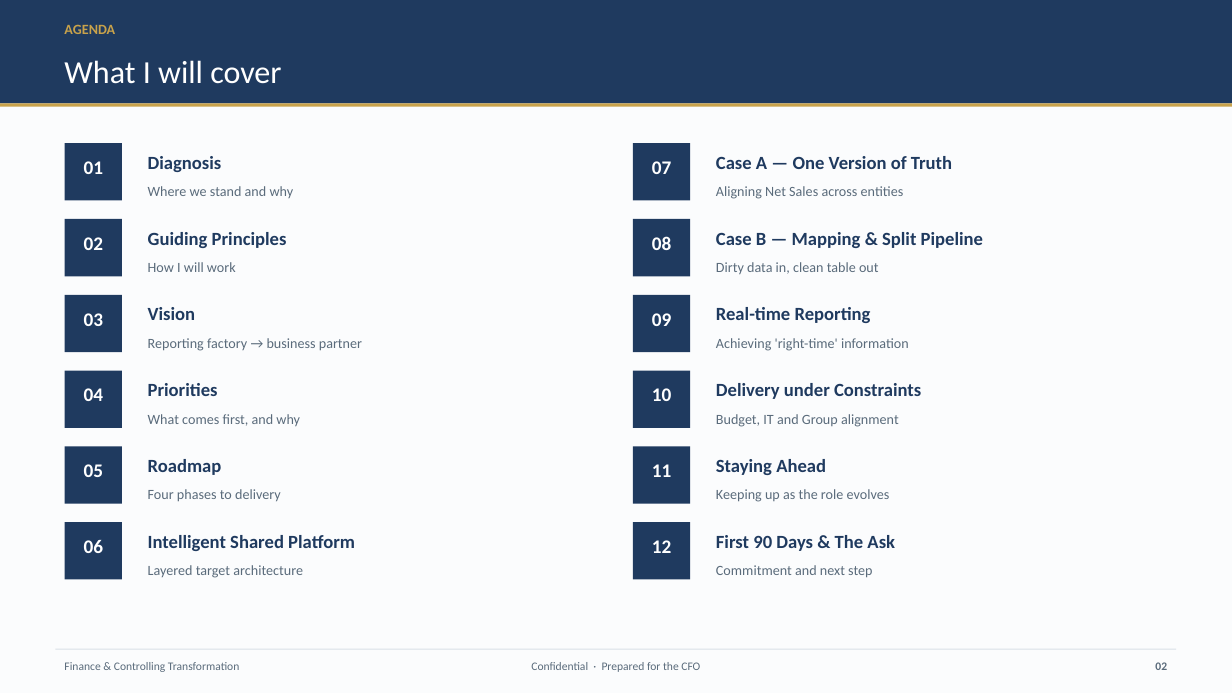
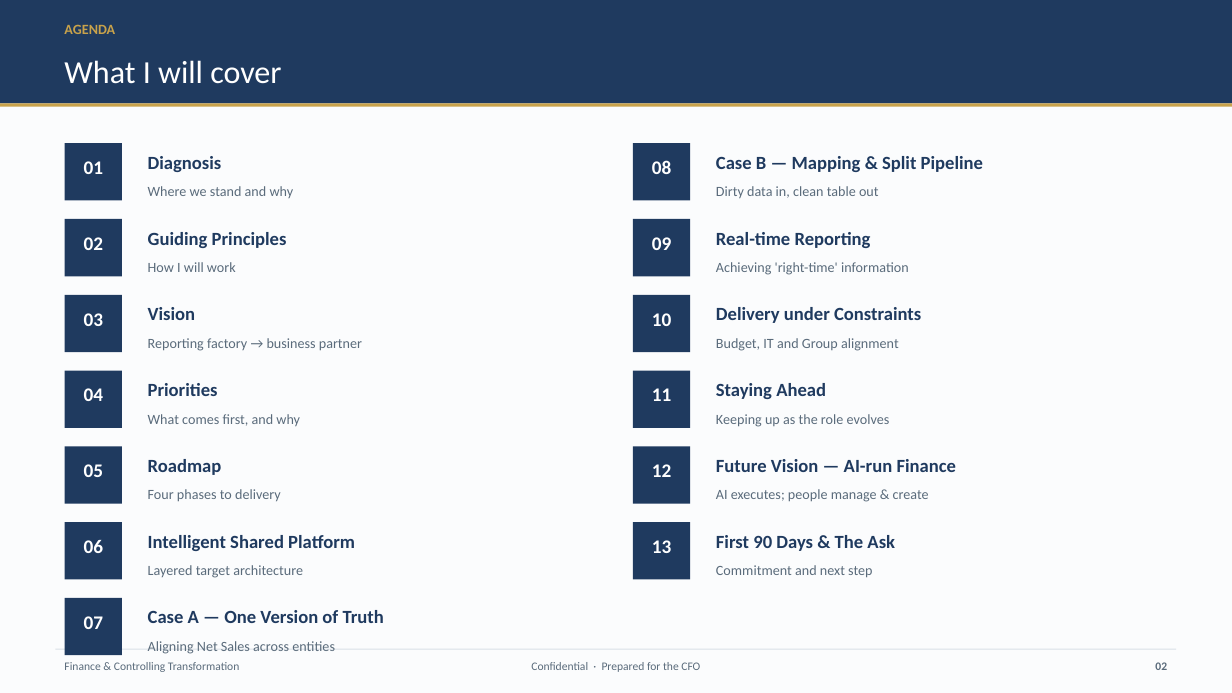
Before and after one commit to ausjiwgeorge/george-test, a slide deck: slide 2 of CFO_Finance_Controlling_Transformation_EN.pptx. Drawn at 1232x693 pixels with LibreOffice and Linux fonts; fonts in the diff are those of the drawing. Boxes give left, top, right and bottom in pixels: in the first picture for what was removed or moved away, otherwise in the second. Text is boxed around its words. In the diff, an @@ line names an element or a change of style, - is before the commit and + after.

```diff
--- a/CFO_Finance_Controlling_Transformation_EN.pptx
+++ b/CFO_Finance_Controlling_Transformation_EN.pptx
@@ 13 texts: place and size @@
-13 texts at [652, 232, 983, 553]
+13 texts at [652, 156, 983, 477]
@@ text added at [716, 459, 956, 472], 14.5 pt, text #1F3A5F, bold @@
+Future Vision — AI-run Finance
@@ text added at [716, 489, 929, 502], 11 pt, text #5A6B7B @@
+AI executes; people manage & create
@@ text added at [652, 540, 671, 553], 15 pt, text #FFFFFF, bold @@
+13
@@ rectangle added at [65, 598, 122, 655], fill #1F3A5F @@
@@ 3 texts: place and size @@
-3 texts at [652, 156, 952, 199]
+3 texts at [84, 610, 384, 654]
```
Also in this commit, not shown: 1 other slide changed, 1 slide added, 3 other files.
